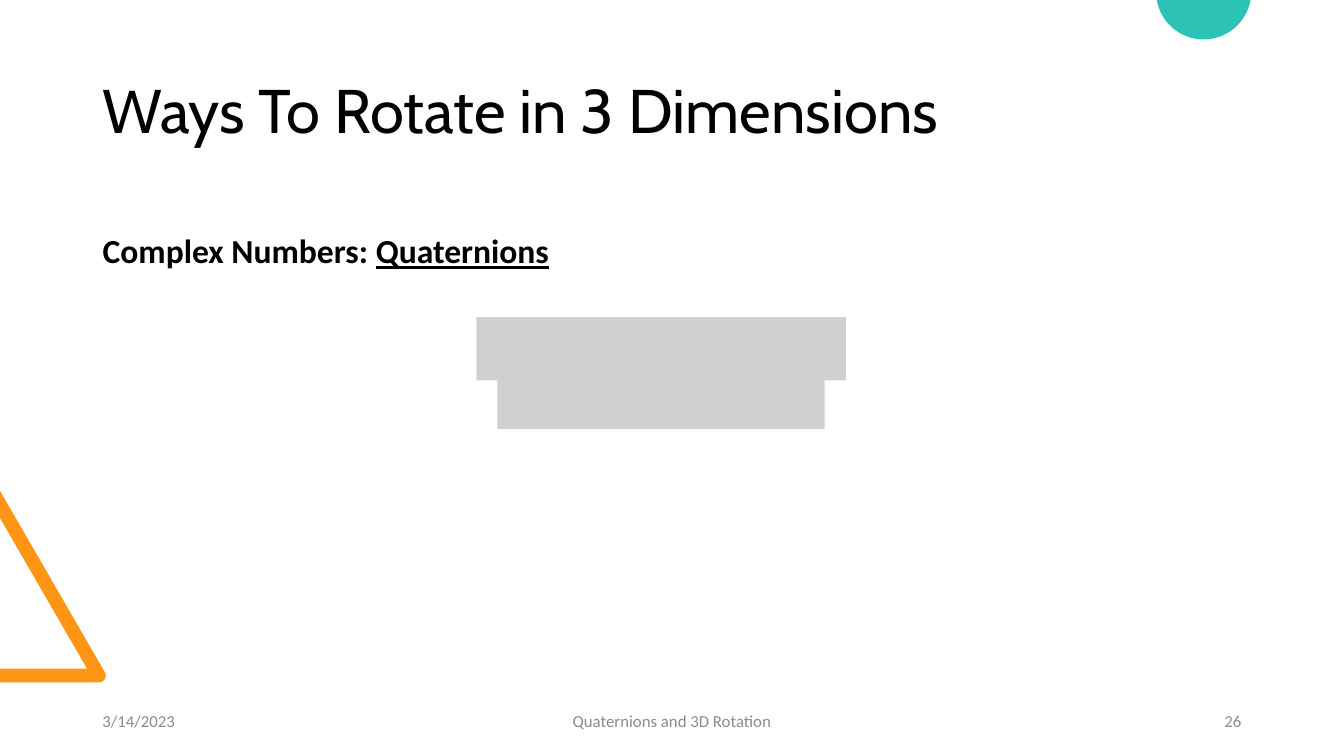
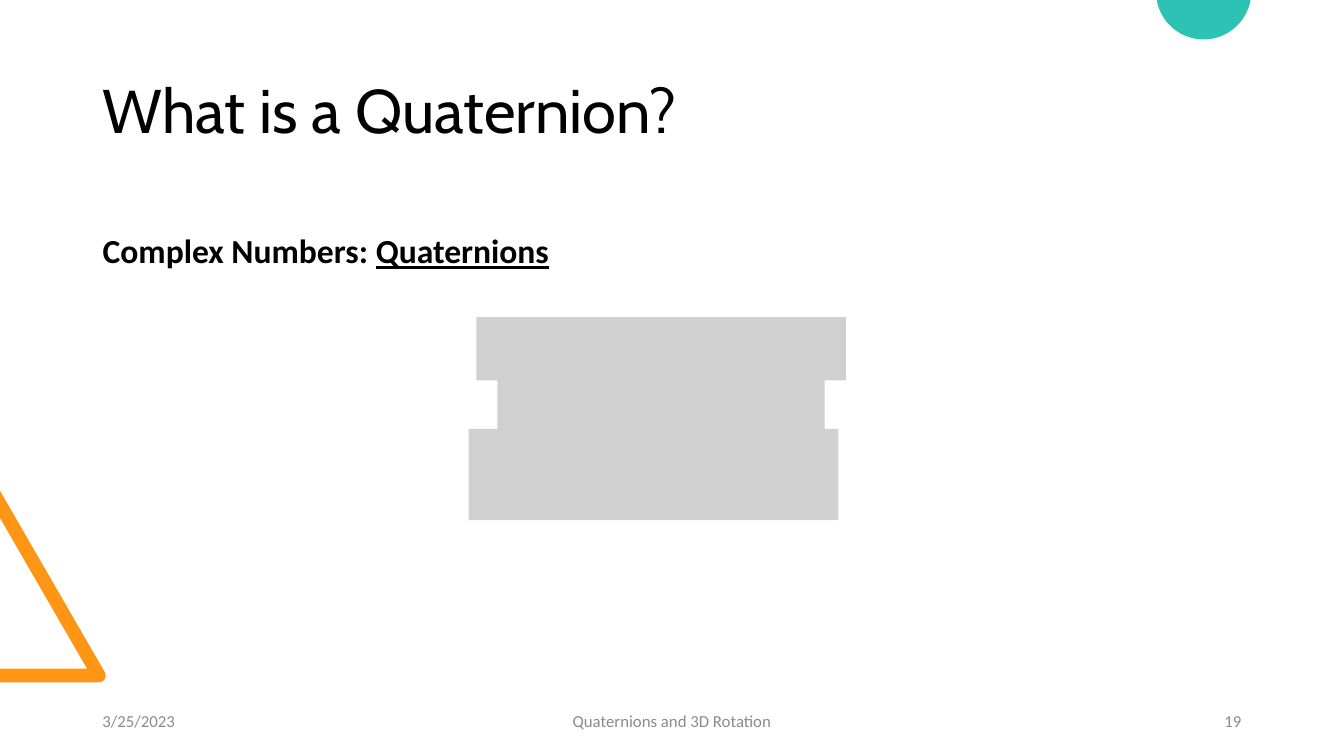
Before and after one commit to LukasGoodman23/QuaternionsVSEulerRotations, a slide deck: slide 19 of Quaternions and Three-Dimensional Rotations.pptx (slide 26 before the commit). Drawn at 1344x756 pixels with LibreOffice and Linux fonts; fonts in the diff are those of the drawing; grey boxes stand for pictures. Boxes give left, top, right and bottom in pixels: in the first picture for what was removed or moved away, otherwise in the second. Text is boxed around its words. In the diff, an @@ line names an element or a change of style, - is before the commit and + after.

```diff
--- a/Quaternions and Three-Dimensional Rotations.pptx
+++ b/Quaternions and Three-Dimensional Rotations.pptx
@@ title at (103,86,676,134): text changed @@
-Ways To Rotate in 3 Dimensions
+What is a Quaternion?
@@ picture added at (469,429,839,520) @@
@@ text at (102,715,174,728): text changed @@
-3/14/2023
+3/25/2023
@@ page number at (1224,716,1241,727): text changed @@
-26
+19
```
Also in this commit, not shown: 22 other slides changed, 6 slides added, 7 slides removed, 8 other files.
